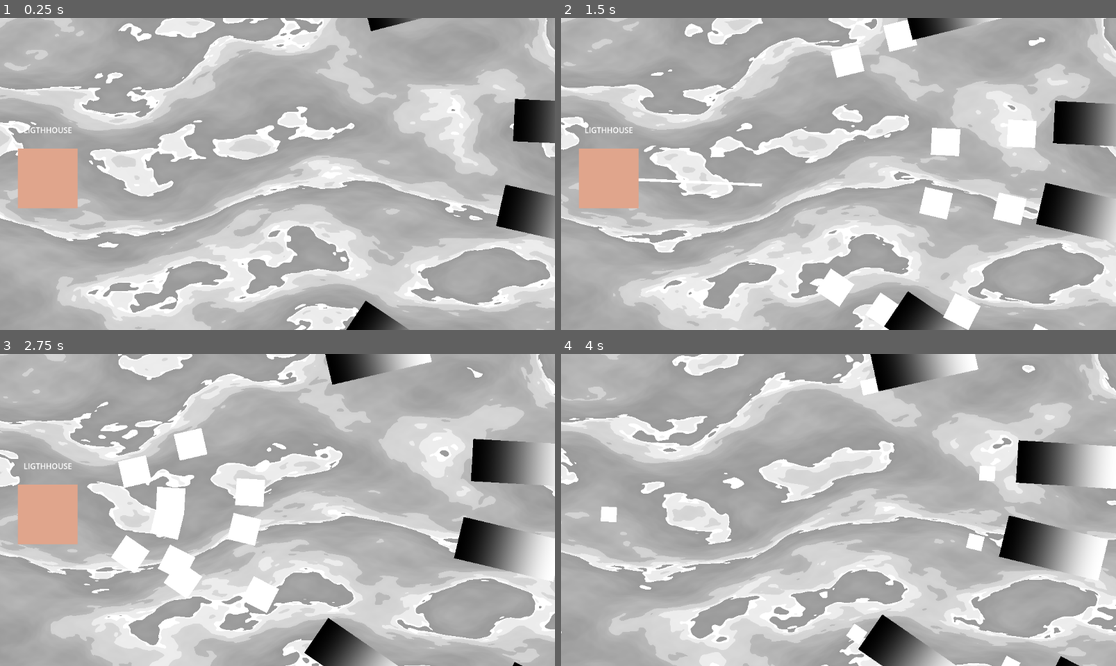
Above: before the commit, frames 1-4 (two rows, left to right).
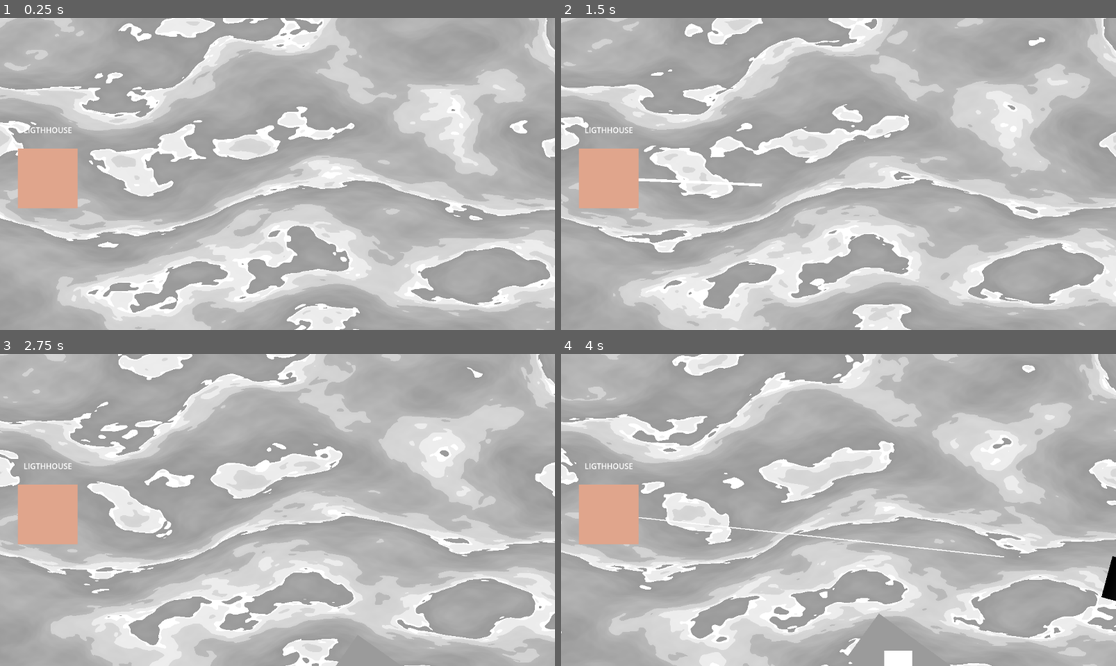
Above: after the commit, the same moments.

Repository: IdeaBanana/PashtetJam5
Game: Godot game, scene res://Scenes/GameScene.tscn
Two runs of this game, one before a commit and one after it. Both use one fixed random seed, a clock stepped at 60 frames per second and the inputs below.
Inputs (mouse positions are in pixels of both pictures, inside the frame that each line leads up to):
- Up to frame 1 (0.25 s): no input
- Up to frame 2 (1.5 s): move the mouse to (960, 158) at 0.52 s; click (960, 158) at 0.67 s; move the mouse to (727, 189) at 1.27 s; click (727, 189) at 1.42 s
- Up to frame 3 (2.75 s): move the mouse to (333, 441) at 2.02 s; click (333, 441) at 2.17 s
- Up to frame 4 (4 s): move the mouse to (810, 572) at 2.77 s; click (810, 572) at 2.92 s; move the mouse to (1005, 556) at 3.52 s; click (1005, 556) at 3.67 s

The runs differ from the first frame. In frame 1, 3.1% of the frame differs, in the area x 62-100%, y 0-100%; in frame 2, 7.8%; in frame 3, 9.5%; in frame 4, 10%, in the area x 3-100%, y 0-100%.

Commit message:
added Spawner

Diff:
--- a/Scenes/FrigateShip.tscn
+++ b/Scenes/FrigateShip.tscn
@@ -9,7 +9,7 @@
 size = Vector2(212, 88)
 
 [sub_resource type="RectangleShape2D" id="RectangleShape2D_jk0m8"]
-size = Vector2(2498, 1538)
+size = Vector2(5876, 3940)
 
 [sub_resource type="Curve" id="Curve_pi1ub"]
 _data = [Vector2(0, 1), 0.0, 0.0, 0, 0, Vector2(1, 0), 0.0, 0.0, 0, 0]
--- a/Scenes/GameScene.tscn
+++ b/Scenes/GameScene.tscn
@@ -2,7 +2,7 @@
 
 [ext_resource type="PackedScene" uid="uid://cbrs2jaw27o6m" path="res://Scenes/Lighthouse.tscn" id="1_h2odd"]
 [ext_resource type="PackedScene" uid="uid://d352acpult1hy" path="res://Scenes/Water.tscn" id="1_tn104"]
-[ext_resource type="PackedScene" uid="uid://srje0fgot51" path="res://Scenes/FrigateShip.tscn" id="4_7f6vg"]
+[ext_resource type="PackedScene" uid="uid://dqft2lhu10ytd" path="res://Scenes/ShipSpawner.tscn" id="3_q0lko"]
 
 [node name="GameScene" type="Node2D"]
 
@@ -12,23 +12,6 @@
 [node name="Lighthouse" parent="." instance=ExtResource("1_h2odd")]
 position = Vector2(99, 333)
 
-[node name="FrigateShip" parent="." instance=ExtResource("4_7f6vg")]
-position = Vector2(1151, 413)
-
-[node name="SloopShipMover" parent="FrigateShip" index="2"]
-maxDistance = 500.0
-
-[node name="FrigateShip2" parent="." instance=ExtResource("4_7f6vg")]
-position = Vector2(1181, 216)
-
-[node name="FrigateShip3" parent="." instance=ExtResource("4_7f6vg")]
-position = Vector2(869, -45)
-
-[node name="FrigateShip4" parent="." instance=ExtResource("4_7f6vg")]
-position = Vector2(830, 686)
-
-[node name="FrigateShip5" parent="." instance=ExtResource("4_7f6vg")]
-position = Vector2(1232, 761)
+[node name="Spawner" parent="." instance=ExtResource("3_q0lko")]
 
 [editable path="Lighthouse"]
-[editable path="FrigateShip"]
--- a/Scenes/GunBoatSheep.tscn
+++ b/Scenes/GunBoatSheep.tscn
@@ -7,8 +7,9 @@
 [sub_resource type="RectangleShape2D" id="RectangleShape2D_17vnk"]
 size = Vector2(196, 104)
 
-[node name="EnemyShip" type="CharacterBody2D"]
+[node name="EnemyShip" type="CharacterBody2D" node_paths=PackedStringArray("hpNode")]
 script = ExtResource("1_lylxj")
+hpNode = NodePath("Collision")
 
 [node name="Collision" type="CollisionShape2D" parent="." node_paths=PackedStringArray("parent")]
 shape = SubResource("RectangleShape2D_17vnk")
@@ -19,3 +20,10 @@
 script = ExtResource("3_d2bcl")
 ship = NodePath("..")
 speed = 75.0
+
+[node name="ColorRect" type="ColorRect" parent="."]
+offset_left = -98.0
+offset_top = -52.0
+offset_right = 98.0
+offset_bottom = 52.0
+color = Color(0.111197, 0.111197, 0.111197, 1)
--- a/Scenes/Lighthouse.tscn
+++ b/Scenes/Lighthouse.tscn
@@ -9,7 +9,7 @@
 size = Vector2(124, 124)
 
 [sub_resource type="RectangleShape2D" id="RectangleShape2D_6wx77"]
-size = Vector2(74, 80)
+size = Vector2(113, 108)
 
 [sub_resource type="Curve" id="Curve_i1fui"]
 _data = [Vector2(0.505495, 0.879121), 0.0, 0.0, 0, 0]
@@ -55,9 +55,10 @@
 lightWeapon = NodePath("..")
 damage = 10
 reloadTime = 1.39
-timeBetweenAttack = 0.35
+timeBetweenAttack = 0.15
 
 [node name="CollisionShape2D" type="CollisionShape2D" parent="Light/LightAttack"]
+position = Vector2(54.5, 0)
 shape = SubResource("RectangleShape2D_6wx77")
 
 [node name="Sprite" type="Sprite2D" parent="."]
--- a/Scenes/MortarCore.tscn
+++ b/Scenes/MortarCore.tscn
@@ -1,9 +1,7 @@
-[gd_scene load_steps=5 format=3 uid="uid://w1brxtmn0k28"]
+[gd_scene load_steps=6 format=3 uid="uid://w1brxtmn0k28"]
 
 [ext_resource type="Script" path="res://Scripts/MortarCore.gd" id="1_qepry"]
-
-[sub_resource type="RectangleShape2D" id="RectangleShape2D_urweo"]
-size = Vector2(59, 54)
+[ext_resource type="Script" path="res://Scripts/Hp.gd" id="2_pepmw"]
 
 [sub_resource type="Curve" id="Curve_1t7w4"]
 _data = [Vector2(0.296703, 1), 0.0, 0.0, 0, 0]
@@ -13,16 +11,22 @@
 width = 56
 curve = SubResource("Curve_1t7w4")
 
-[node name="MortarCore" type="Area2D"]
+[sub_resource type="RectangleShape2D" id="RectangleShape2D_g3w1p"]
+size = Vector2(58, 56)
+
+[node name="MortarCore" type="Area2D" node_paths=PackedStringArray("HpNode")]
 script = ExtResource("1_qepry")
-
-[node name="CollisionShape2D" type="CollisionShape2D" parent="."]
-position = Vector2(-0.5, 0)
-shape = SubResource("RectangleShape2D_urweo")
+HpNode = NodePath("AbstractHp")
 
 [node name="TextureRect" type="TextureRect" parent="."]
-offset_left = -30.0
+offset_left = -29.0
 offset_top = -28.0
 offset_right = 29.0
 offset_bottom = 28.0
 texture = SubResource("CurveTexture_jtj3s")
+
+[node name="AbstractHp" type="CollisionShape2D" parent="." node_paths=PackedStringArray("parent")]
+shape = SubResource("RectangleShape2D_g3w1p")
+script = ExtResource("2_pepmw")
+healthPoint = 15
+parent = NodePath("..")
--- /dev/null
+++ b/Scenes/ShipSpawner.tscn
@@ -0,0 +1,33 @@
+[gd_scene load_steps=2 format=3 uid="uid://dqft2lhu10ytd"]
+
+[ext_resource type="Script" path="res://Scripts/Spawner.gd" id="1_jpphi"]
+
+[node name="Spawner" type="Node2D" node_paths=PackedStringArray("spawnMarkerParent", "spawnTimer")]
+script = ExtResource("1_jpphi")
+spawnMarkerParent = NodePath(".")
+spawnTimer = NodePath("Timer")
+
+[node name="Marker2D" type="Marker2D" parent="."]
+position = Vector2(785, -109)
+
+[node name="Marker2D2" type="Marker2D" parent="."]
+position = Vector2(662, 764)
+
+[node name="Marker2D3" type="Marker2D" parent="."]
+position = Vector2(1284, 107)
+
+[node name="Marker2D4" type="Marker2D" parent="."]
+position = Vector2(1284, 304)
+
+[node name="Marker2D5" type="Marker2D" parent="."]
+position = Vector2(1284, 497)
+
+[node name="Marker2D6" type="Marker2D" parent="."]
+position = Vector2(1042, -109)
+
+[node name="Marker2D7" type="Marker2D" parent="."]
+position = Vector2(932, 764)
+
+[node name="HardBattleTrigger" type="Node2D" parent="."]
+
+[node name="Timer" type="Timer" parent="."]
--- a/Scenes/SloopShip.tscn
+++ b/Scenes/SloopShip.tscn
@@ -9,10 +9,11 @@
 size = Vector2(234, 116)
 
 [sub_resource type="RectangleShape2D" id="RectangleShape2D_ysy3y"]
-size = Vector2(3414, 2978)
+size = Vector2(9796, 8120)
 
-[node name="SloopShip" type="CharacterBody2D"]
+[node name="SloopShip" type="CharacterBody2D" node_paths=PackedStringArray("hpNode")]
 script = ExtResource("1_cs8ip")
+hpNode = NodePath("AbstractHp")
 
 [node name="AbstractHp" type="CollisionShape2D" parent="." node_paths=PackedStringArray("parent")]
 shape = SubResource("RectangleShape2D_n4as1")
@@ -33,3 +34,10 @@
 
 [node name="CollisionShape2D" type="CollisionShape2D" parent="AbstractAttack"]
 shape = SubResource("RectangleShape2D_ysy3y")
+
+[node name="ColorRect" type="ColorRect" parent="."]
+offset_left = -117.0
+offset_top = -58.0
+offset_right = 117.0
+offset_bottom = 58.0
+color = Color(0.60933, 0.60933, 0.60933, 1)
--- a/Scripts/Hp.gd
+++ b/Scripts/Hp.gd
@@ -13,7 +13,6 @@
 		ApplyDie()
 	else:
 		emit_signal("damaged")
-	print(healthPoint)
 
 func CheckDie(damage: int) -> bool:
 	if healthPoint - damage <= 0:
--- a/Scripts/Light.gd
+++ b/Scripts/Light.gd
@@ -4,7 +4,6 @@
 
 @export var lightWeapon: LightWeapon
 
-var attackBody: EnemyShip
 var attackTimer: float
 
 func _ready():
@@ -17,12 +16,10 @@
 	lightWeapon.stopAttacked.connect(_OnStopAttacked)
 
 func _OnObjectEntered(object):
-	if object is EnemyShip:
-		SetBodyForAttack(object)
+	pass
 
 func _OnObjectExited(object):
-	if object == attackBody:
-		attackBody = null
+	pass
 
 func _OnAttacked():
 	set_process(true)
@@ -35,13 +32,17 @@
 
 func _process(delta):
 	attackTimer += delta
-	if timeBetweenAttack < attackTimer and attackBody:
+	if timeBetweenAttack < attackTimer and GetDamageableNodes():
 		attackTimer = 0
 		Attack()
 
-func Attack(body: EnemyShip = attackBody):
-	if body:
-		body.GetHpNode().ApplyDamage(damage)
+func Attack():
+	if GetDamageableNodes().size() > 0:
+		for body in GetDamageableNodes():
+			body.GetHpNode().ApplyDamage(damage)
 
-func SetBodyForAttack(value: EnemyShip):
-	attackBody = value
+func GetDamageableNodes() -> Array:
+	var bodiesArray: Array = get_overlapping_bodies().filter(func(child): return child is EnemyShip)
+	var areasArray: Array = get_overlapping_areas().filter(func(child): return child is MoratarCore)
+	bodiesArray.append_array(areasArray)
+	return bodiesArray
--- a/Scripts/MortarAttack.gd
+++ b/Scripts/MortarAttack.gd
@@ -19,7 +19,8 @@
 		var house := get_overlapping_bodies().filter(func(child): return child is LightHouse)
 		if get_overlapping_bodies().filter(func(child): return child is LightHouse):
 			coreInstance.SetTarget(house[0].global_position)
-			add_child(coreInstance)
+			coreInstance.global_position = global_position
+			get_tree().current_scene.add_child(coreInstance)
 	Reload()
 
 func Reload():
--- a/Scripts/MortarCore.gd
+++ b/Scripts/MortarCore.gd
@@ -7,6 +7,11 @@
 @export var fallSpeed: float = 1
 
 @export var target: Vector2
+
+@export var HpNode: AbstractHp
+
+func GetHpNode() -> AbstractHp:
+	return HpNode
 
 func _ready():
 	var tween := get_tree().create_tween()
--- a/Scripts/SloopShipMover.gd
+++ b/Scripts/SloopShipMover.gd
@@ -22,15 +22,16 @@
 	ship.look_at(direction)
 
 func _Move(delta):
-	if CheckLightHouse() and !global_position.distance_to(targetObject.global_position) <= maxDistance and targetObject:
-		direction = Vector2(targetObject.global_position - self.global_position)
-		ship.velocity = direction.normalized() * speed
-		ship.move_and_slide()
-	else:
-		ship.velocity = Vector2.ZERO
-		if !isStopped:
-			isStopped = true
-			emit_signal("stopped")
+	if targetObject and CheckLightHouse():
+		if !ship.global_position.distance_to(targetObject.global_position) <= maxDistance:
+			direction = Vector2(targetObject.global_position - ship.global_position)
+			ship.velocity = direction.normalized() * speed
+			ship.move_and_slide()
+		elif ship.global_position.distance_to(targetObject.global_position) <= maxDistance:
+			ship.velocity = Vector2.ZERO
+			if !isStopped:
+				isStopped = true
+				emit_signal("stopped")
 
 func CheckLightHouse() -> bool:
 	if area.get_overlapping_bodies().filter(func(child): return child is LightHouse):
--- /dev/null
+++ b/Scripts/Spawner.gd
@@ -0,0 +1,53 @@
+extends Node2D
+
+class_name ShipSpawner
+
+@export_group("Nodes")
+@export var spawnMarkerParent: Node
+@export var spawnTimer: Timer
+
+@export_group("Sheeps")
+@export var gunBoatSheep: PackedScene =  preload("res://Scenes/GunBoatSheep.tscn")
+@export var sloopSheep: PackedScene = preload("res://Scenes/SloopShip.tscn")
+@export var frigateSheep: PackedScene = preload("res://Scenes/FrigateShip.tscn")
+var shipArray: Array[PackedScene]
+var currentSceneShips: Array[EnemyShip]
+
+@export_group("Round")
+@export var currentRound: int
+@export var maxRound: int
+
+@export_group("Random")
+@export var maxSpawn: int = 2
+var prevSpawnArray: Array[Marker2D]
+@export_subgroup("time")
+@export var maxSpawnTime: float = 3.0
+@export var minSpawnTime: float = 0.5
+
+func _ready():
+	initializeSheepArray()
+	spawnTimer.autostart = true
+	spawnTimer.start(randf_range(minSpawnTime, maxSpawnTime))
+	spawnTimer.timeout.connect(_OnSpawnTimerTimeout)
+
+func _OnSpawnTimerTimeout():
+	spawnShip()
+
+func initializeSheepArray(newArray: Array[PackedScene] = []):
+	if newArray and shipArray.size() > 0:
+		shipArray.append_array(newArray)
+	shipArray = [gunBoatSheep, sloopSheep, frigateSheep]
+
+func spawnShip():
+	var spawn := GetRandomSpawn()
+	var shipInstance := GetRandomShip().instantiate()
+	shipInstance.global_position = spawn.global_position
+	add_child(shipInstance)
+
+func GetRandomShip() -> PackedScene:
+	var randomShip: PackedScene = shipArray.pick_random()
+	return randomShip
+
+func GetRandomSpawn() -> Marker2D:
+	var randomSpawn: Marker2D = spawnMarkerParent.get_child(spawnMarkerParent.get_children().find(spawnMarkerParent.get_children().filter(func(child): return child is Marker2D).pick_random()))
+	return randomSpawn
